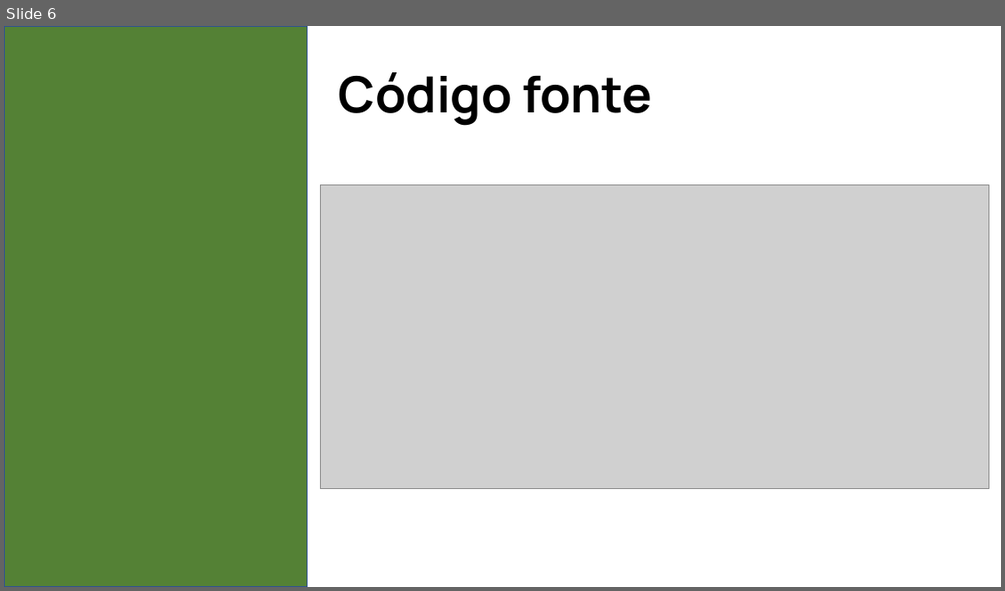
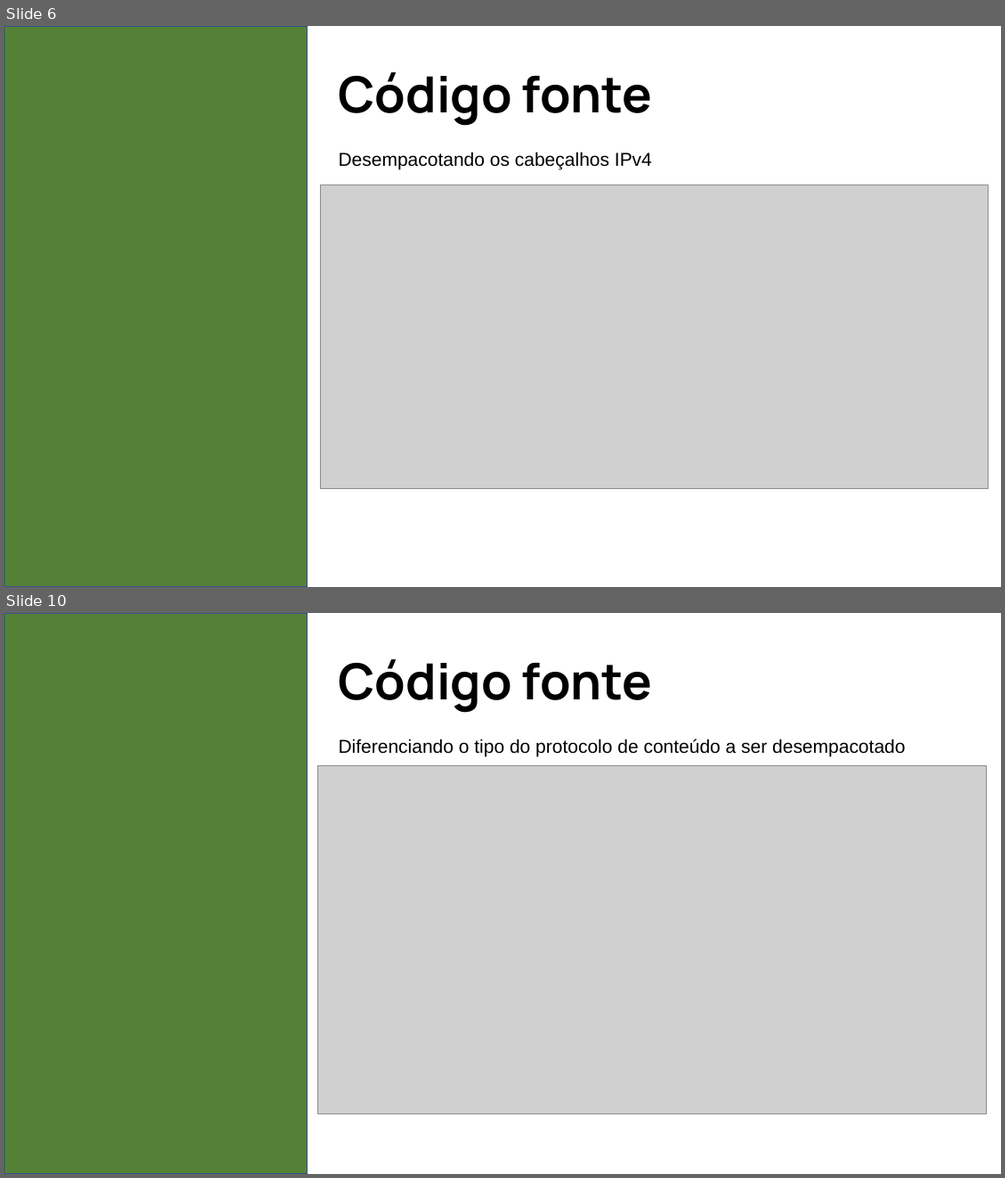
Before and after one commit to erick-andrade1/projeto-redes-2, a slide deck: Slide redes 2.pptx. Shown one above the other, each under a label of ours: slide 6 before the commit, slides 6 and 10 after it; the slides between them are not shown. The pictures are 1005x591 and 1005x1178 pixels, drawn with LibreOffice and Linux fonts; fonts in the diff are those of the drawing; grey boxes stand for pictures. Boxes give left, top, right and bottom in pixels: in the first picture for what was removed or moved away, otherwise in the second. Text is boxed around its words. In the diff, an @@ line names an element or a change of style, - is before the commit and + after.

Commit message:
Alterações na formatação do código

```diff
--- a/Slide redes 2.pptx
+++ b/Slide redes 2.pptx
@@ slide 10 added at box(4, 613, 1001, 1174), background #FFFFFF @@
@@ rectangle added at box(4, 613, 307, 1174), fill #548135, outline #31538F 1 pt @@
@@ text added at box(339, 659, 652, 712), 48 pt, text #000000, bold @@
+Código fonte
@@ text added at box(339, 738, 905, 756), 18 pt, text #000000 @@
+Diferenciando o tipo do protocolo de conteúdo a ser desempacotado
@@ picture added at box(318, 765, 987, 1113) @@
@@ slide 6 changed as well @@
@@ text added at box(339, 151, 652, 169), 18 pt, text #000000 @@
+Desempacotando os cabeçalhos IPv4
```
Also in this commit, not shown: 2 other slides changed, 6 other slides added, 5 slides removed, 2 other files.
